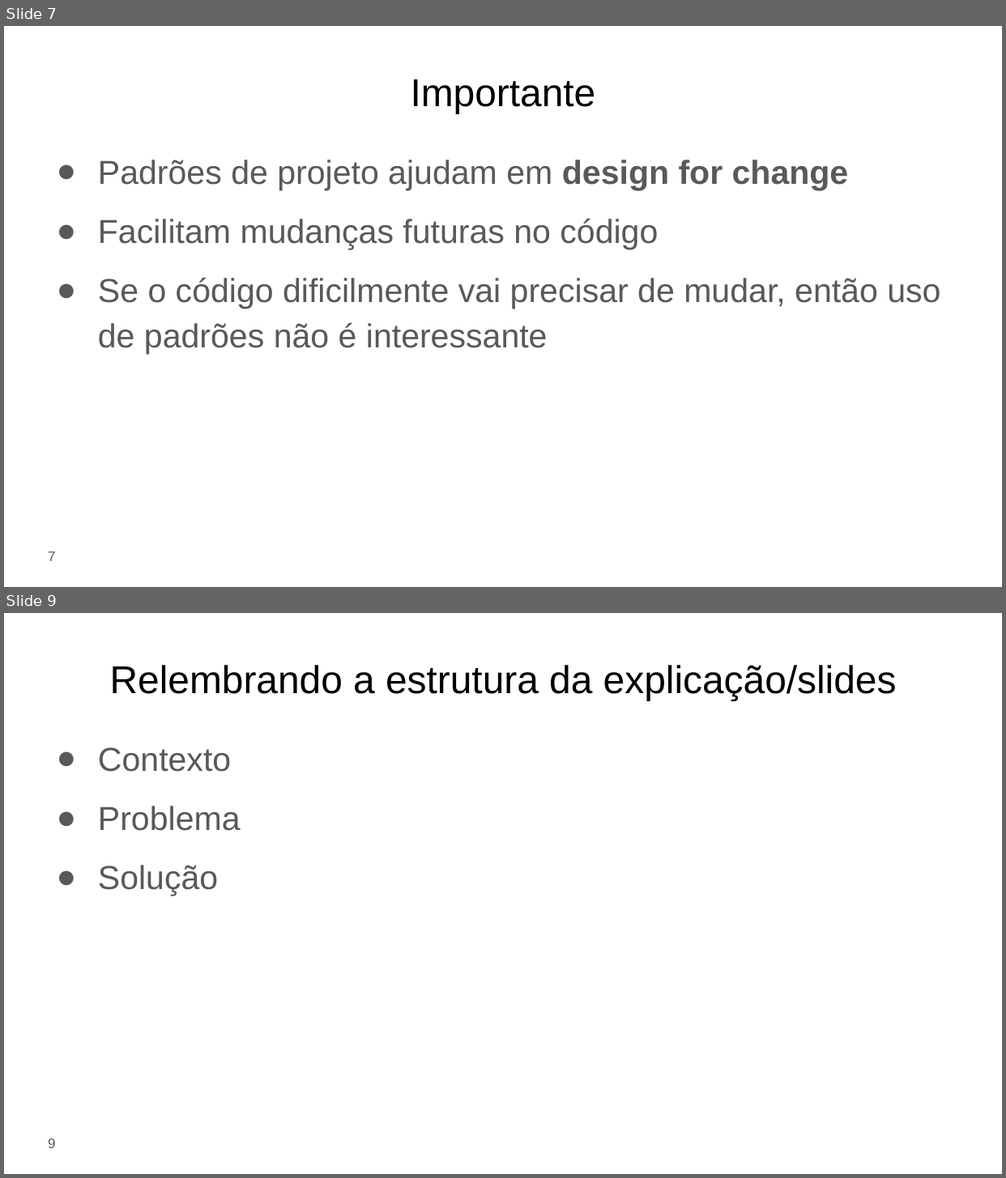
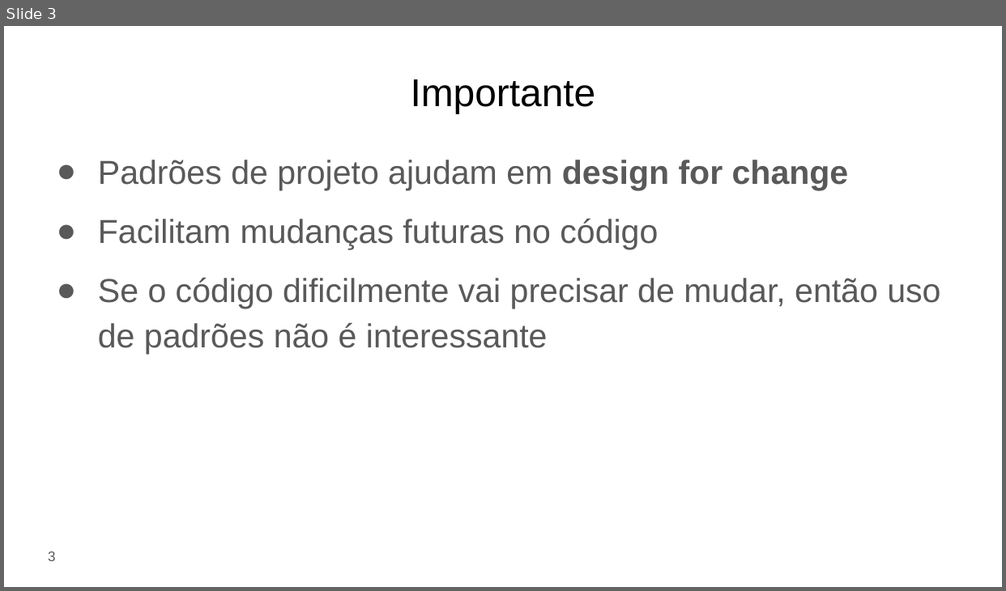
Before and after one commit to eduardocunha11/firstblog, a slide deck: aulas/gsi526/aula17-padroes-de-projeto.pptx. Shown one above the other, each under a label of ours: slides 7 and 9 before the commit, slide 3 after it; the slides between them are not shown. The pictures are 1006x1178 and 1006x591 pixels, drawn with LibreOffice and Linux fonts; fonts in the diff are those of the drawing. Boxes give left, top, right and bottom in pixels: in the first picture for what was removed or moved away, otherwise in the second. Text is boxed around its words. In the diff, an @@ line names an element or a change of style, - is before the commit and + after.

```diff
--- a/aulas/gsi526/aula17-padroes-de-projeto.pptx
+++ b/aulas/gsi526/aula17-padroes-de-projeto.pptx
@@ slide 9 removed at bbox=[4, 613, 1002, 1174], background #FFFFFF @@
@@ title removed at bbox=[110, 665, 897, 700] @@
-Relembrando a estrutura da explicação/slides
@@ text removed at bbox=[98, 747, 241, 896] @@
-● Contexto
-● Problema
-● Solução
@@ page number removed at bbox=[48, 1139, 56, 1148] @@
-9
@@ what was slide 7 is now slide 3 @@
@@ page number at bbox=[48, 552, 56, 561]: text changed @@
-7
+3
```
Also in this commit, not shown: 5 slides changed, 47 slides added, 36 other slides removed, 34 other files.
